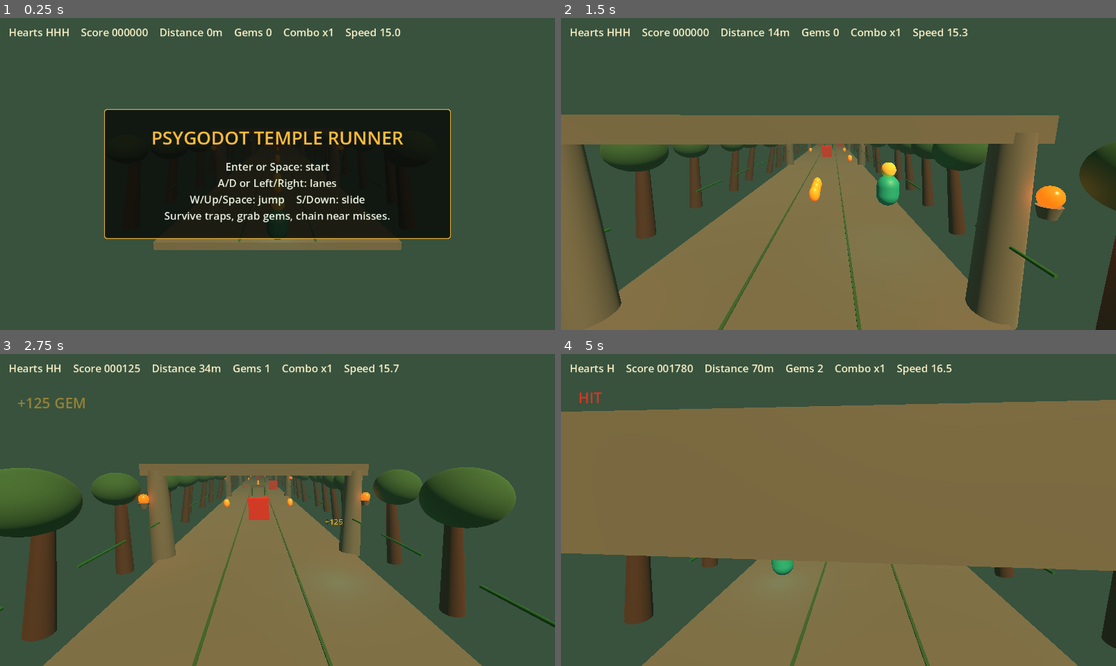
Above: before the commit, frames 1-4 (two rows, left to right).
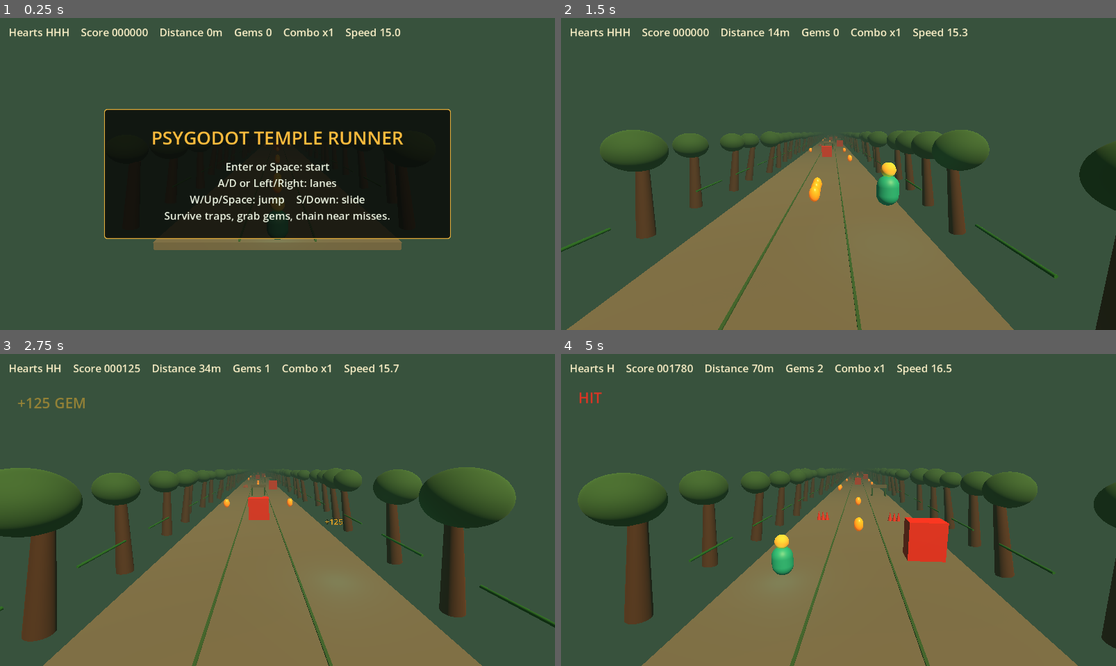
Above: after the commit, the same moments.

Repository: psygames-lab/psygodot
Game: Godot game, scene res://demo/temple_runner/scenes/TempleRunnerGame.tscn
The game is run twice, just before and just after one commit, with the same random seed, the same clock (stepped at 60 frames per second) and the same inputs.
Inputs:
- Up to frame 1 (0.25 s): no input
- Up to frame 2 (1.5 s): tap Enter at 0.5 s; hold Right 0.53-1.28 s; hold Enter 0.53-1.28 s; tap Space at 0.77 s; hold Down from 1.28 s (still down); tap Keypad Enter at 1.35 s
- Up to frame 3 (2.75 s): tap Space at 1.52 s; release Down at 2.03 s; hold Right from 2.03 s (still down); hold R from 2.03 s (still down)
- Up to frame 4 (5 s): release Right at 2.78 s; release R at 2.78 s; hold Up 2.78-3.53 s; tap Enter at 2.85 s; tap Space at 3.02, 3.77, 4.52 s; hold Keypad Enter 3.53-4.28 s; hold Left from 3.53 s (still down); tap R at 4.35 s

The runs differ from the first frame. In frame 1, less than 0.1% of the frame differs, in the area x 38-62%, y 37-43%; in frame 2, 18%; in frame 3, 3.6%; in frame 4, 46%, in the area x 0-100%, y 14-70%.

Commit message:
fix: use lane-based hazard damage and remove pillars

Diff:
--- a/godot_project/demo/temple_runner/scripts/hazard_contact_rules.gd
+++ b/godot_project/demo/temple_runner/scripts/hazard_contact_rules.gd
@@ -23,3 +23,11 @@
 
 static func was_cleared(kind: String, player_position: Vector3, player_velocity: Vector3, player_sliding: bool, hazard_lane: int) -> bool:
 	return not should_damage(kind, player_position, player_velocity, player_sliding, hazard_lane)
+
+static func should_damage_for_lane(kind: String, player_lane: int, player_position: Vector3, player_velocity: Vector3, player_sliding: bool, hazard_lane: int) -> bool:
+	if player_lane != hazard_lane:
+		return false
+	return should_damage(kind, player_position, player_velocity, player_sliding, hazard_lane)
+
+static func was_cleared_for_lane(kind: String, player_lane: int, player_position: Vector3, player_velocity: Vector3, player_sliding: bool, hazard_lane: int) -> bool:
+	return not should_damage_for_lane(kind, player_lane, player_position, player_velocity, player_sliding, hazard_lane)
--- a/godot_project/demo/temple_runner/scripts/hazard_contact_rules_test.gd
+++ b/godot_project/demo/temple_runner/scripts/hazard_contact_rules_test.gd
@@ -7,6 +7,8 @@
 func _ready() -> void:
 	_expect(not Rules.should_damage("block", Vector3(1.15, 0.0, 0.0), Vector3.ZERO, false, 0), "adjacent visual lane edge should not damage against a block")
 	_expect(Rules.should_damage("block", Vector3(0.0, 0.0, 0.0), Vector3.ZERO, false, 0), "centered block contact should damage")
+	_expect(not Rules.should_damage_for_lane("block", 1, Vector3(2.2, 0.0, 0.0), Vector3.ZERO, false, 0), "right-lane runner should not be damaged by a center-lane block")
+	_expect(Rules.should_damage_for_lane("block", 1, Vector3(3.0, 0.0, 0.0), Vector3.ZERO, false, 1), "right-lane runner should be damaged by a right-lane block")
 	_expect(not Rules.should_damage("gap", Vector3(0.0, 0.55, 0.0), Vector3(0.0, -2.0, 0.0), false, 0), "airborne runner should clear a gap while descending")
 	_expect(Rules.should_damage("gap", Vector3(0.0, 0.08, 0.0), Vector3(0.0, -2.0, 0.0), false, 0), "low descending runner should fall into a gap")
 	_expect(not Rules.should_damage("low_gate", Vector3(0.0, 0.0, 0.0), Vector3.ZERO, true, 0), "sliding runner should clear a low gate")
--- a/godot_project/demo/temple_runner/scripts/obstacle_director.gd
+++ b/godot_project/demo/temple_runner/scripts/obstacle_director.gd
@@ -16,7 +16,6 @@
 func decorate_segment(segment: Node3D, segment_index: int, length: float) -> void:
 	_add_path(segment, length)
 	_add_side_jungle(segment, segment_index, length)
-	_add_arches_and_pillars(segment, segment_index, length)
 	if segment_index < 2:
 		_add_gem_row(segment, 0, -length * 0.36)
 		return
@@ -119,30 +118,6 @@
 			vine.rotation.x = PI * 0.5
 			segment.add_child(vine)
 
-func _add_arches_and_pillars(segment: Node3D, segment_index: int, length: float) -> void:
-	if segment_index % 2 != 0:
-		return
-	var z := -length * 0.86
-	for x in [-4.8, 4.8]:
-		var pillar := MeshInstance3D.new()
-		var mesh := CylinderMesh.new()
-		mesh.top_radius = 0.42
-		mesh.bottom_radius = 0.55
-		mesh.height = 4.4
-		pillar.mesh = mesh
-		pillar.material_override = stone_mat
-		pillar.position = Vector3(x, 2.0, z)
-		segment.add_child(pillar)
-	var lintel := MeshInstance3D.new()
-	var lintel_mesh := BoxMesh.new()
-	lintel_mesh.size = Vector3(10.8, 0.55, 0.7)
-	lintel.mesh = lintel_mesh
-	lintel.material_override = stone_mat
-	lintel.position = Vector3(0.0, 4.25, z)
-	segment.add_child(lintel)
-	for x in [-5.2, 5.2]:
-		_add_torch(segment, x, z + 0.65)
-
 func _add_torch(segment: Node3D, x: float, z: float) -> void:
 	var bowl := MeshInstance3D.new()
 	var mesh := CylinderMesh.new()
--- a/godot_project/demo/temple_runner/scripts/temple_runner_game.gd
+++ b/godot_project/demo/temple_runner/scripts/temple_runner_game.gd
@@ -328,7 +328,7 @@
 func _hazard_was_cleared(area: Area3D) -> bool:
 	var kind := String(area.get_meta("runner_kind", ""))
 	var hazard_lane := int(area.get_meta("runner_lane", 0))
-	return HazardContactRules.was_cleared(kind, player.position, player.velocity, player.is_sliding(), hazard_lane)
+	return HazardContactRules.was_cleared_for_lane(kind, player.lane, player.position, player.velocity, player.is_sliding(), hazard_lane)
 
 func _on_state_changed() -> void:
 	if hud:
